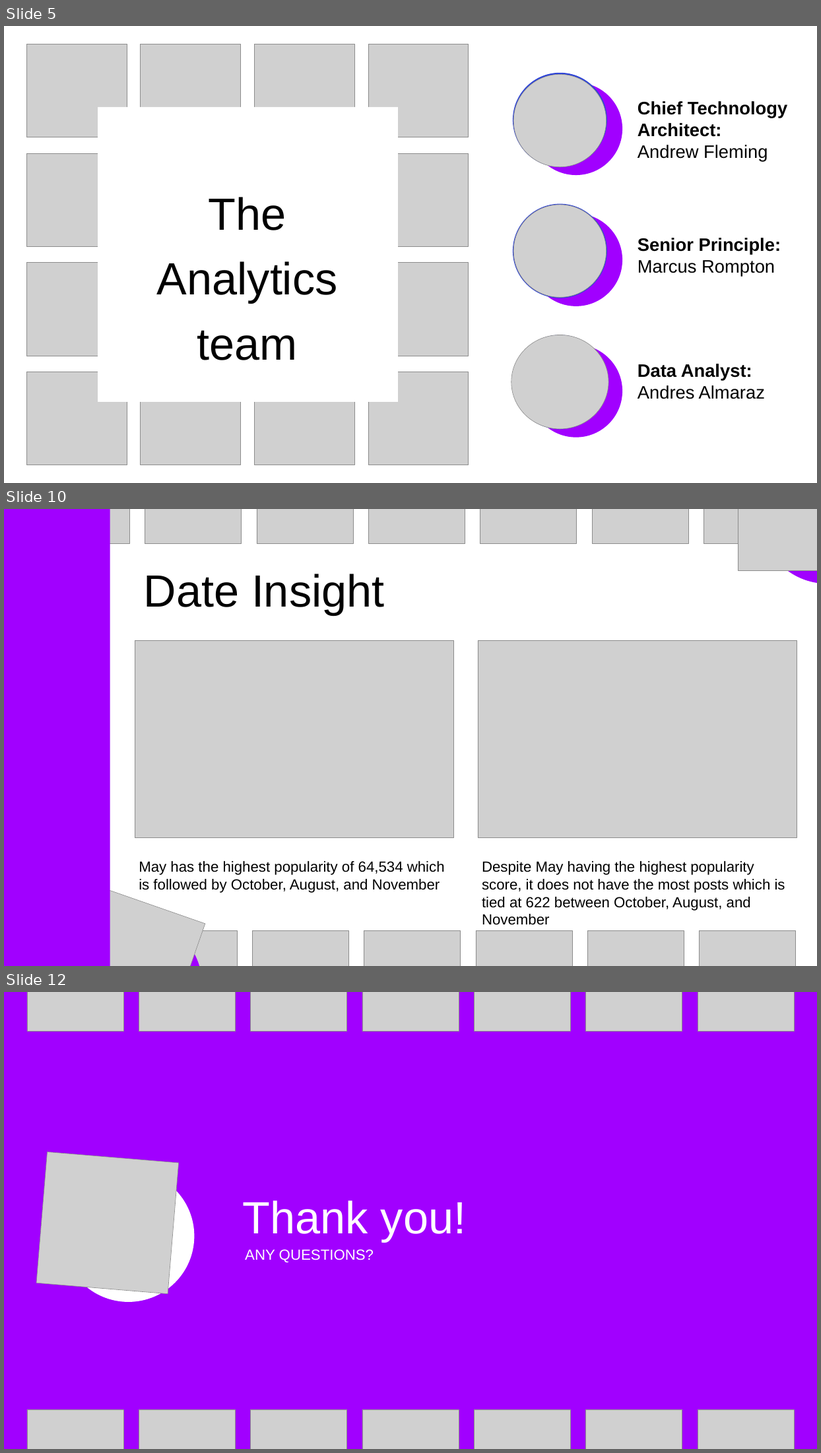
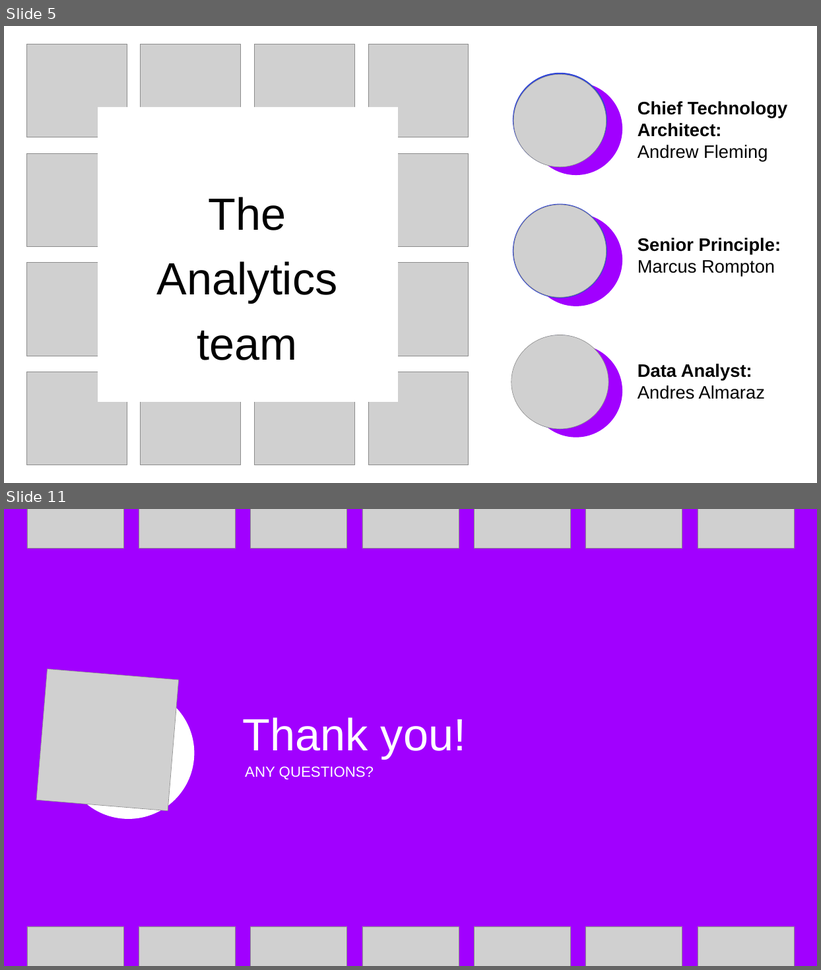
Before and after one commit to Cabone01/Data_Analytics_n_Visualizations, a slide deck: Social Buzz Analysis.pptx. Shown one above the other, each under a label of ours: slides 5, 10 and 12 before the commit, slides 5 and 11 after it; the slides between them are not shown. The pictures are 821x1453 and 821x970 pixels, drawn with LibreOffice and Linux fonts; fonts in the diff are those of the drawing; grey boxes stand for pictures. Boxes give left, top, right and bottom in pixels: in the first picture for what was removed or moved away, otherwise in the second. Text is boxed around its words. In the diff, an @@ line names an element or a change of style, - is before the commit and + after.

```diff
--- a/Social Buzz Analysis.pptx
+++ b/Social Buzz Analysis.pptx
@@ slide 10 removed at (4, 509, 817, 966), background #FFFFFF @@
@@ rectangle removed at (4, 509, 110, 966) @@
@@ group removed at (33, 509, 800, 544): 7 pictures @@
@@ picture removed at (738, 509, 817, 571) @@
@@ freeform shape removed at (760, 509, 817, 584) @@
@@ text removed at (144, 574, 384, 615) @@
-Date Insight
@@ picture removed at (135, 641, 454, 838) @@
@@ picture removed at (478, 641, 797, 838) @@
@@ text removed at (139, 861, 445, 893) @@
-May has the highest popularity of 64,534 which is followed by October, August, and November
@@ text removed at (482, 861, 785, 925) @@
-Despite May having the highest popularity score, it does not have the most posts which is tied at 622 between October, August, and November
@@ picture removed at (32, 879, 205, 966) @@
@@ freeform shape removed at (48, 899, 221, 966) @@
@@ group removed at (29, 931, 795, 966): 7 pictures @@
@@ what was slide 12 is now slide 11 @@
```
Also in this commit, not shown: 4 slides changed, 3 slides added, 3 other slides removed, 1 other file.
